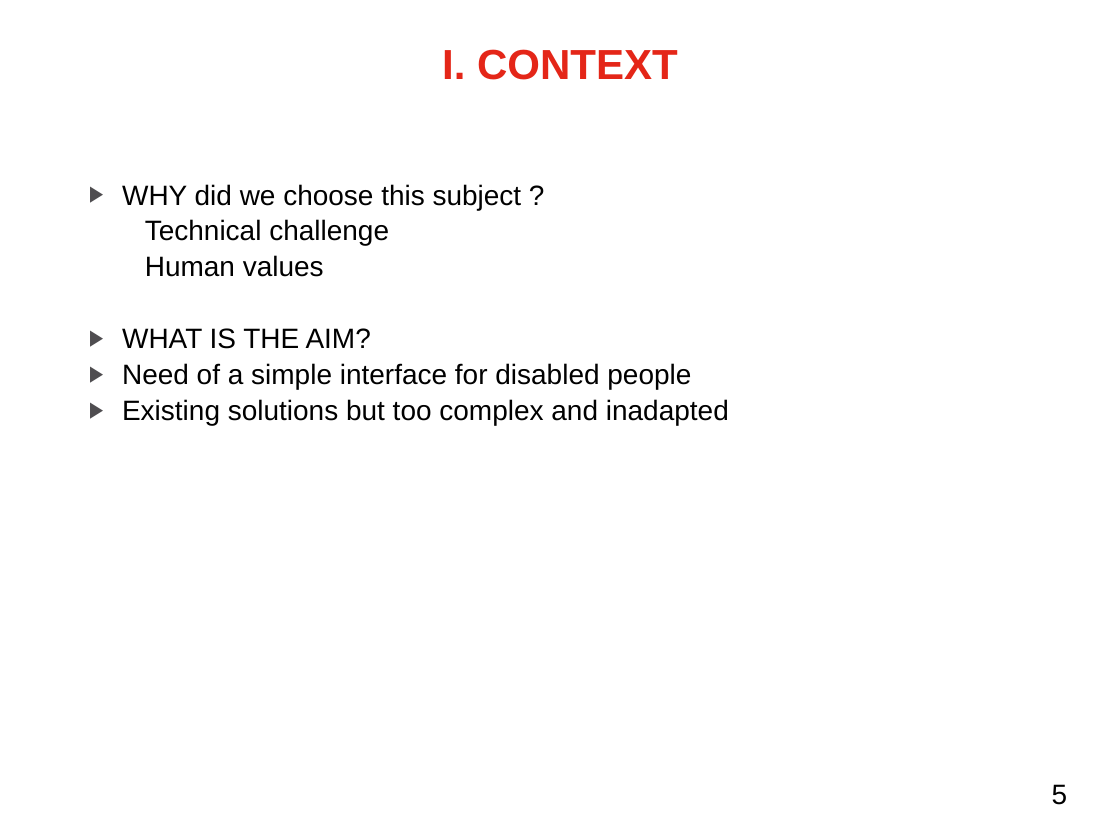
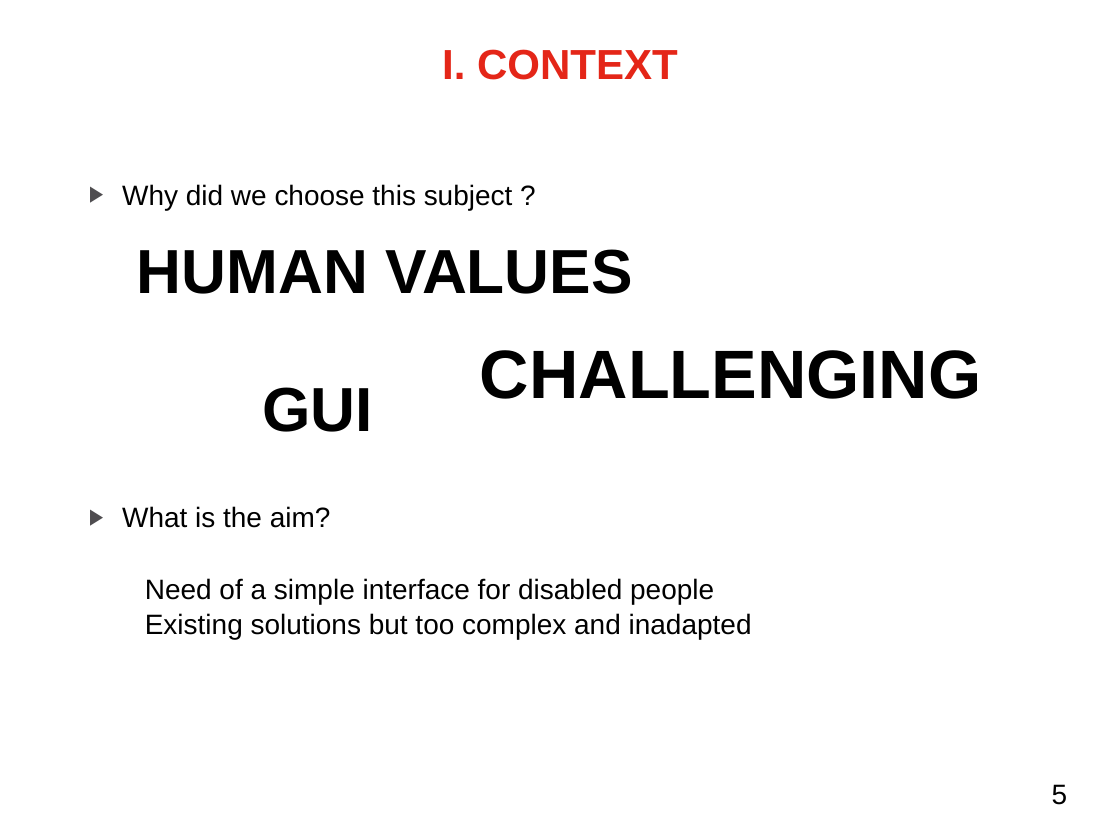
Before and after one commit to mmeven/EP_Domotique_Tablette, a slide deck: slide 5 of Rendu/Diapo_prototype_janvier.pptx (slide 4 before the commit). Drawn at 1120x840 pixels with LibreOffice and Linux fonts; fonts in the diff are those of the drawing; background and template pictures are left out. Boxes give left, top, right and bottom in pixels: in the first picture for what was removed or moved away, otherwise in the second. Text is boxed around its words. In the diff, an @@ line names an element or a change of style, - is before the commit and + after.

```diff
--- a/Rendu/Diapo_prototype_janvier.pptx
+++ b/Rendu/Diapo_prototype_janvier.pptx
@@ text at <box>122,184,513,528</box>: text changed @@
-▶ WHY did we choose this subject ?
-Technical challenge
-Human values
-▶ WHAT IS THE AIM?
+▶ Why did we choose this subject ?
+▶ What is the aim?
@@ text added at <box>137,249,632,294</box>, 40 pt, text #000000, bold @@
+HUMAN VALUES
@@ text added at <box>480,350,981,399</box>, 44 pt, text #000000, bold @@
+CHALLENGING
@@ text added at <box>262,387,372,432</box>, 40 pt, text #000000, bold @@
+GUI
@@ text at <box>145,578,752,640</box>: bullet ▶ to none @@
```
Also in this commit, not shown: 11 other slides changed, 3 slides added, 15 other files.
